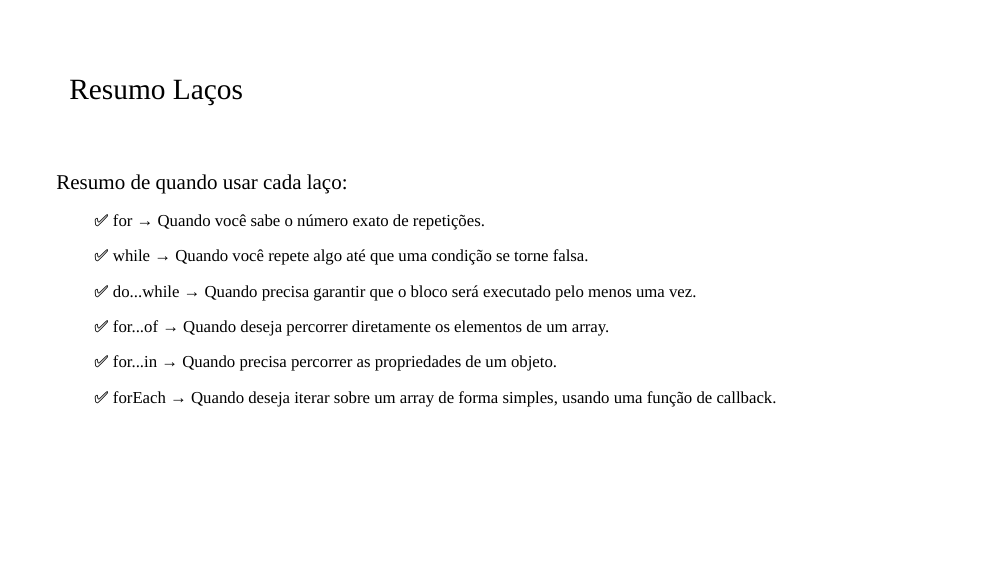
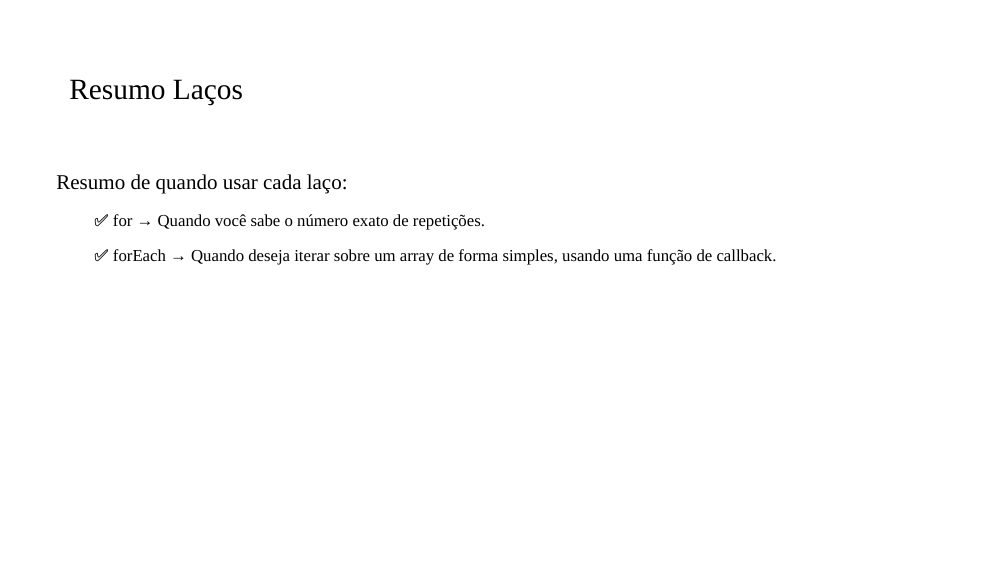
Before and after one commit to PedroMiho/UMC, a slide deck: slide 5 of Lógica e Programação/Módulo 04 - PHP/Aula 20 - Estrutura de Repetição/2 - processaNota/VerificarCadastro.pptx. Drawn at 1008x567 pixels with LibreOffice and Linux fonts; fonts in the diff are those of the drawing; background and template pictures are left out. Boxes give left, top, right and bottom in pixels: in the first picture for what was removed or moved away, otherwise in the second. Text is boxed around its words. In the diff, an @@ line names an element or a change of style, - is before the commit and + after.

```diff
--- a/Lógica e Programação/Módulo 04 - PHP/Aula 20 - Estrutura de Repetição/2 - processaNota/VerificarCadastro.pptx
+++ b/Lógica e Programação/Módulo 04 - PHP/Aula 20 - Estrutura de Repetição/2 - processaNota/VerificarCadastro.pptx
@@ text at box(113, 249, 696, 371): paragraphs removed @@
-  ✅ while → Quando você repete algo até que uma condição se torne falsa.
-  ✅ do...while → Quando precisa garantir que o bloco será executado pelo menos uma vez.
-  ✅ for...of → Quando deseja percorrer diretamente os elementos de um array.
-  ✅ for...in → Quando precisa percorrer as propriedades de um objeto.
```
Also in this commit, not shown: 1 other slide changed, 17 slides removed, 2 other files.
